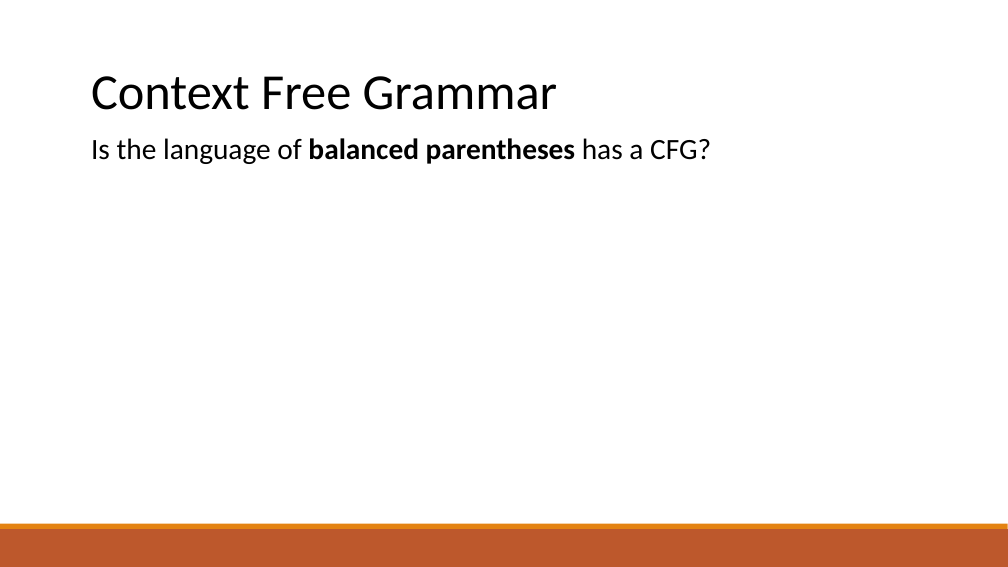
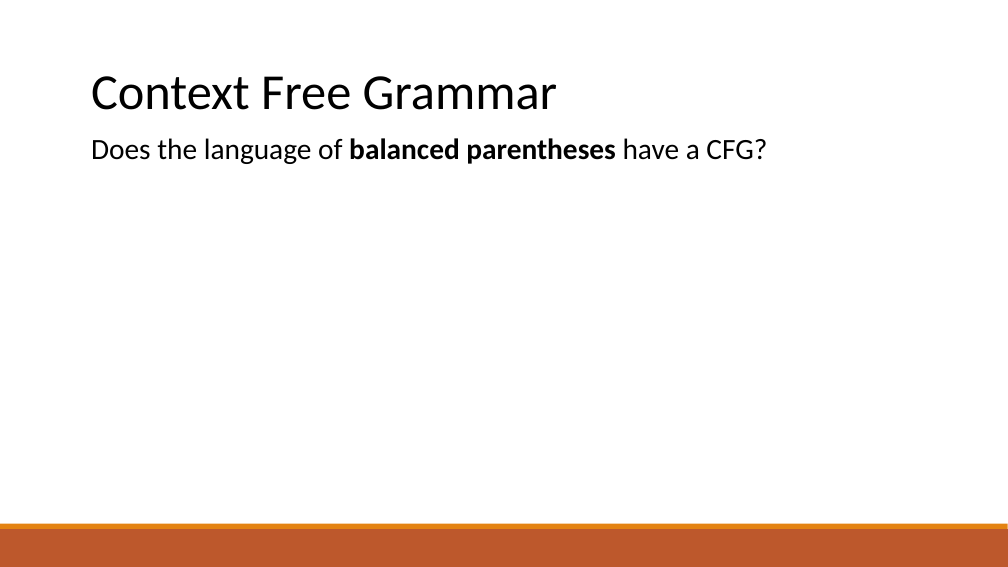
Before and after one commit to raghadzeidan/COMPILATION_TAU_FOR_STUDENTS, a slide deck: slide 26 of new_slides/top_down_parsing.pptx. Drawn at 1008x567 pixels with LibreOffice and Linux fonts; fonts in the diff are those of the drawing. Boxes give left, top, right and bottom in pixels: in the first picture for what was removed or moved away, otherwise in the second. Text is boxed around its words. In the diff, an @@ line names an element or a change of style, - is before the commit and + after.

```diff
--- a/new_slides/top_down_parsing.pptx
+++ b/new_slides/top_down_parsing.pptx
@@ text at [91,138,767,164]: text changed @@
-Is the language of balanced parentheses has a CFG?
+Does the language of balanced parentheses have a CFG?
```
Also in this commit, not shown: 8 other slides changed, 1 other file.
